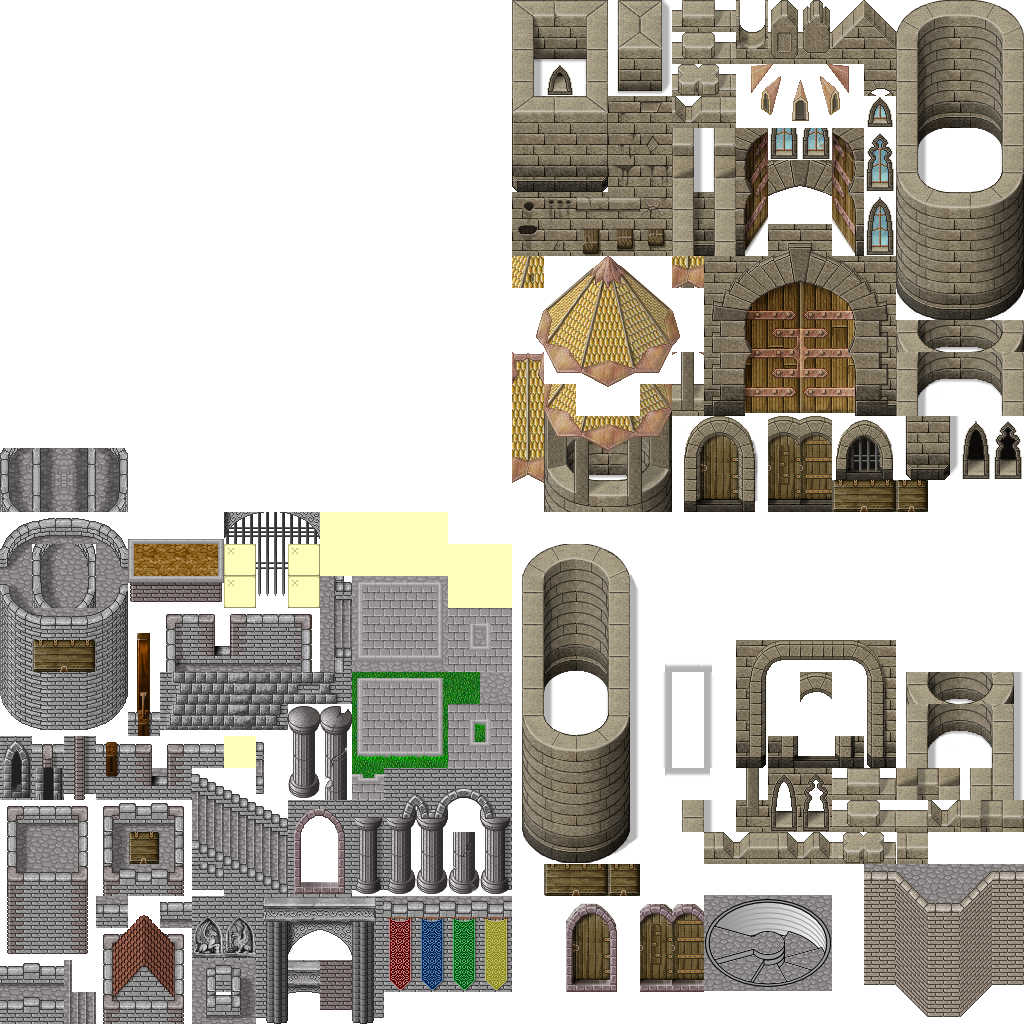
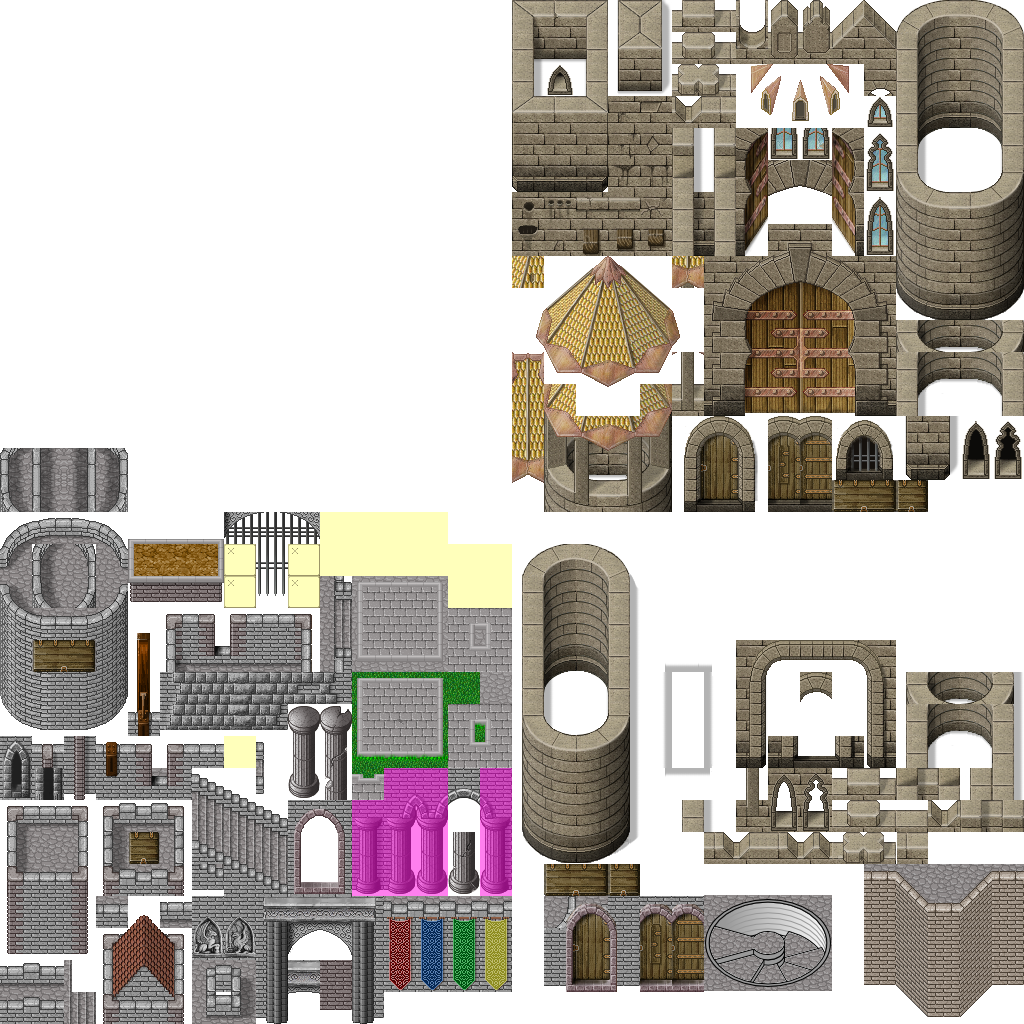
Layered file, before and after one edit (1024x1024). Changes by layer:
added layer "Pinklayer" (50%) above "Hintergrund" over <box>352,768,512,896</box>
showed "Wandebene" over <box>544,896,704,986</box>
